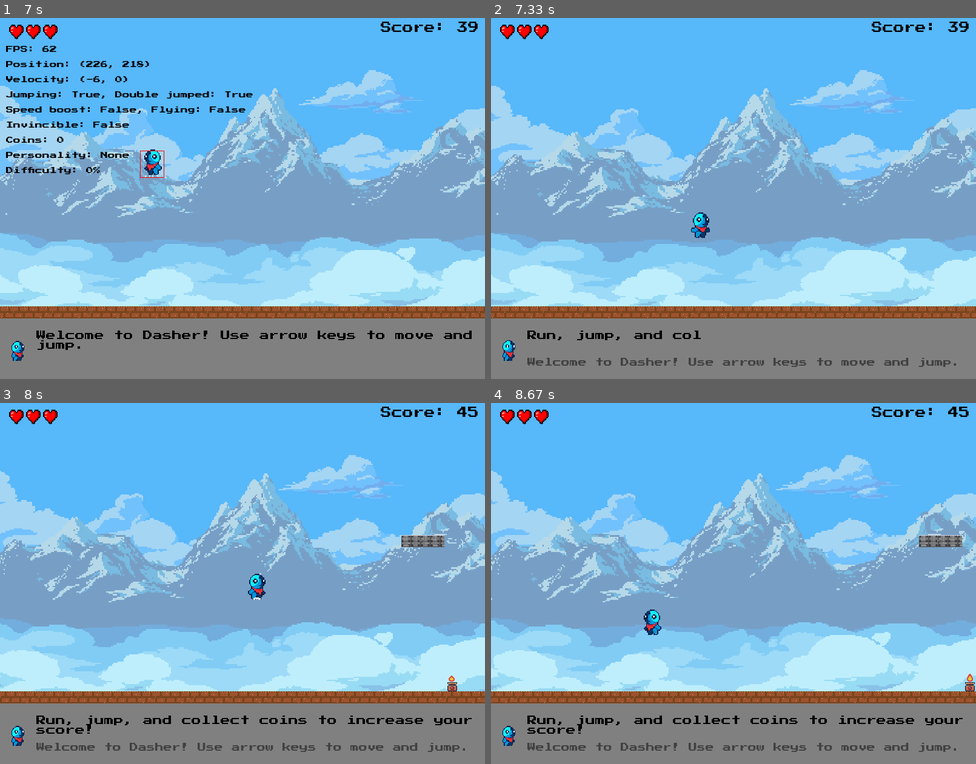
Above: before the commit, frames 1-4 (two rows, left to right).
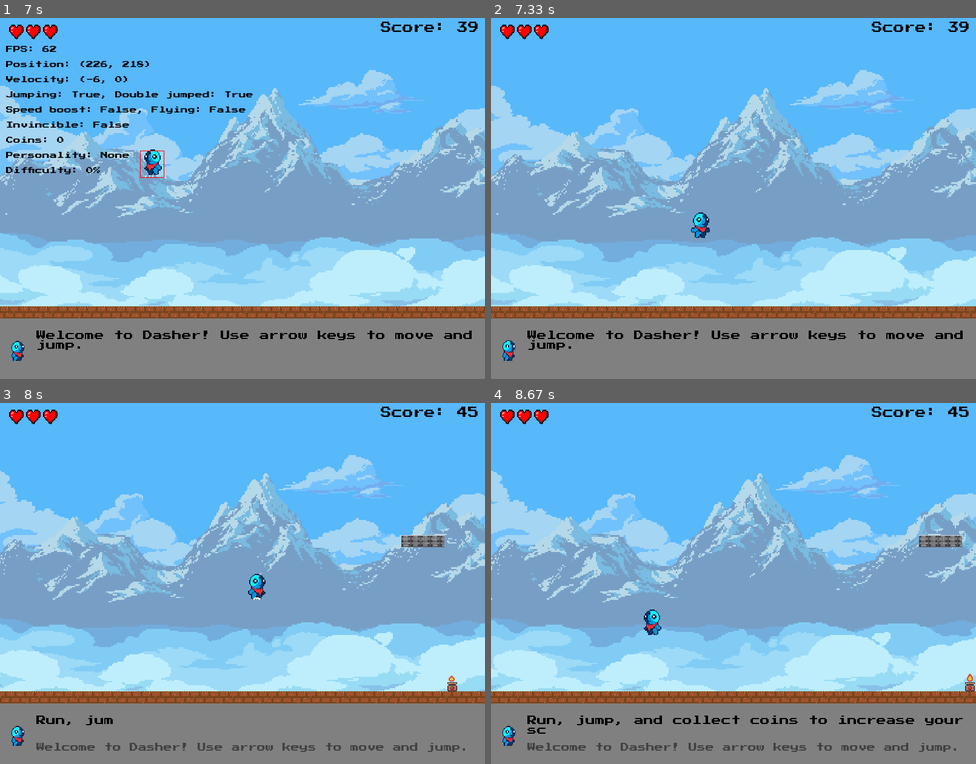
Above: after the commit, the same moments.

Repository: jakezhiming/dasher
Game: pygame game, started from main.py
Same seed, same stepped clock (60 frames per second), same inputs: the game is played once before the commit and once after it.
Inputs:
- Up to frame 1 (7 s): hold Right 0.33-0.8 s; hold Right 0.88-1.35 s; tap Space at 0.95, 1.25, 1.45, 1.75, 2.02, 2.32, 2.78, 3.08, 3.45, 3.75, 3.95, 4.25, 4.45, 4.75, 4.95, 5.25, 5.52, 5.82, 5.95, 6.25, 6.62, 6.92 s; tap D at 1.03, 4.03, 5.6 s; hold Left 1.38-1.92 s; hold Left 1.95-2.35 s; click "Position: (100, 386)" at 2.43 s; hold Right 2.72-3.35 s; hold Left 3.38-3.85 s; hold Right 3.88-4.35 s; hold Right 4.38-4.85 s; hold Left 4.88-5.42 s; hold Left 5.45-5.85 s; hold Right 5.88-6.52 s; hold Left from 6.55 s (still down)
- Up to frame 2 (7.33 s): release Left at 7.02 s; hold Right from 7.05 s (still down); tap Space at 7.12 s; tap D at 7.2 s
- Up to frame 3 (8 s): tap Space at 7.42, 7.62, 7.92 s; release Right at 7.52 s; hold Right from 7.55 s (still down)
- Up to frame 4 (8.67 s): release Right at 8.02 s; hold Left 8.05-8.58 s; tap Space at 8.12, 8.42 s; hold Left from 8.62 s (still down)

Frame 1 is identical in both runs. In frame 2, 1.4% of the frame differs, in the area x 7-98%, y 86-97%; in frame 3, 0.6%; in frame 4, less than 0.1%.

Commit message:
fix messages and web background

Diff:
--- a/assets_loader.py
+++ b/assets_loader.py
@@ -91,11 +91,25 @@
 PLAYER_SPRITE_WIDTH = PLAYER_WIDTH
 PLAYER_SPRITE_HEIGHT = PLAYER_HEIGHT
 
+# Flag to control parallax effect
+ENABLE_PARALLAX = True
+
+# Cached background surface for web version
+CACHED_BACKGROUND = None
+SCREEN_WIDTH = 0
+
 def load_all_assets():
     """Load all game assets."""
     try:
+        global ENABLE_PARALLAX
+
         if IS_WEB:
             load_background_assets(web=True)
+            ENABLE_PARALLAX = False  # Disable parallax for web version
+
+            # Pre-create a cached background with a default width
+            # It will be recreated if the screen width changes
+            create_cached_background(800)  # Default width, will be updated on first draw
         else:
             load_background_assets()
 
@@ -144,20 +158,16 @@
     background_widths = []
 
     # List of background layer paths in order from back to front
-    if web:
-        bg_paths = [
-            SKY_PATH,
-        ]
-    else:
-        bg_paths = [
-            SKY_PATH,
-            CLOUDS_BG_PATH,
-            MOUNTAINS_PATH,
-            CLOUDS_MG_3_PATH,
-            CLOUDS_MG_2_PATH,
-            CLOUD_LONELY_PATH,
-            CLOUDS_MG_1_PATH
-        ]
+    # Load all background layers regardless of platform
+    bg_paths = [
+        SKY_PATH,
+        CLOUDS_BG_PATH,
+        MOUNTAINS_PATH,
+        CLOUDS_MG_3_PATH,
+        CLOUDS_MG_2_PATH,
+        CLOUD_LONELY_PATH,
+        CLOUDS_MG_1_PATH
+    ]
 
     try:
         for path in bg_paths:
@@ -542,11 +552,11 @@
     return heart_sprite
 
 def get_background_layers():
-    """Get the background layers."""
+    """Return the background layers."""
     return background_layers
 
 def get_background_widths():
-    """Get the background layer widths."""
+    """Return the background layer widths."""
     return background_widths
 
 def get_ground_texture():
@@ -584,3 +594,40 @@
 def get_explosion_animation_frames():
     """Get the explosion animation frames."""
     return explosion_animation_frames
+
+def get_parallax_enabled():
+    """Return whether parallax effect is enabled."""
+    return ENABLE_PARALLAX
+
+def create_cached_background(screen_width):
+    """Create a cached background surface for web version to improve performance."""
+    global CACHED_BACKGROUND, SCREEN_WIDTH
+
+    if IS_WEB and not ENABLE_PARALLAX and (CACHED_BACKGROUND is None or screen_width != SCREEN_WIDTH):
+        SCREEN_WIDTH = screen_width
+        CACHED_BACKGROUND = pygame.Surface((screen_width, PLAY_AREA_HEIGHT), pygame.SRCALPHA)
+
+        # Draw all background layers to the cached surface
+        for i, layer in enumerate(background_layers):
+            # For fixed background, all layers are at position 0
+            if i == 0:  # Sky layer
+                CACHED_BACKGROUND.blit(layer, (0, 0))
+            else:
+                # Center other layers
+                layer_width = background_widths[i]
+                if layer_width < screen_width:
+                    # If layer is narrower than screen, center it
+                    x_pos = (screen_width - layer_width) // 2
+                    CACHED_BACKGROUND.blit(layer, (x_pos, 0))
+                else:
+                    # If layer is wider than screen, show the middle portion
+                    x_pos = (layer_width - screen_width) // 2
+                    CACHED_BACKGROUND.blit(layer, (-x_pos, 0))
+
+        logger.info("Created cached background for web version")
+
+    return CACHED_BACKGROUND
+
+def get_cached_background():
+    """Get the cached background surface for web version."""
+    return CACHED_BACKGROUND
--- a/constants/ui.py
+++ b/constants/ui.py
@@ -4,3 +4,4 @@
 HEART_SPRITE_SIZE = 32
 MESSAGE_CHAR_DELAY = 5            # ms between characters in scrolling text
 DEFAULT_MESSAGE_DELAY = 7000      # ms between default messages
+MESSAGE_TRANSITION_DELAY = 500    # ms between messages
--- a/llm_message_handler.py
+++ b/llm_message_handler.py
@@ -85,7 +85,7 @@
         if len(self.conversation_history) > 10:
             self.conversation_history.pop(0)
 
-    async def get_streaming_response(self, original_message, timeout=2):
+    async def get_streaming_response(self, original_message, timeout=5):
         """Get the LLM response as a complete string"""
         if not self.is_available():
             return original_message
@@ -97,7 +97,7 @@
             # Create the conversation history context
             history_context = ""
             if self.conversation_history:
-                history_context = "Previous messages:\n"
+                history_context = "Previous messages shown in the game:\n"
                 for i, msg in enumerate(self.conversation_history):
                     history_context += f"{i+1}. Original: \"{msg['original']}\", Rephrased: \"{msg['rephrased']}\"\n"
                 history_context += "\n"
@@ -161,7 +161,7 @@
         finally:
             self.is_streaming = False
 
-    async def _fetch_openai_web(self, prompt, timeout=2):
+    async def _fetch_openai_web(self, prompt, timeout=5):
         """Use Pyodide's js fetch to call OpenAI API in web environment"""
         try:
             # Prepare the request payload
@@ -237,6 +237,11 @@
 
     def change_personality(self):
         """Change to a different random personality"""
+        # Only change personality if LLM service is available
+        if not self.is_available():
+            logger.info("LLM service not available - personality change skipped")
+            return self.personality
+
         new_personality = random.choice([p for p in PERSONALITIES if p != self.personality])
         self.personality = new_personality
         return self.personality
--- a/main.py
+++ b/main.py
@@ -175,9 +175,7 @@
                 effect_manager.update(dt)
 
                 if camera_x + WIDTH > rightmost_floor_end - 600:
-                    old_rightmost = rightmost_floor_end
                     rightmost_floor_end = generate_new_segment(player, floors, platforms, obstacles, coins, power_ups, camera_x, WIDTH)
-                    logger.debug(f"Generated new segment from {old_rightmost} to {rightmost_floor_end}")
 
                 floors, platforms, obstacles, coins, power_ups = remove_old_objects(player, floors, platforms, obstacles, coins, power_ups)
 
@@ -281,14 +279,18 @@
 
                 logger.info("Game reset after game over")
 
-                # Change to a new LLM personality
-                try:
-                    new_personality = message_manager.llm_handler.change_personality()
-                    message_manager.set_message(f"Welcome back! I'm now speaking like a {new_personality}.")
-                    logger.info(f"Changed LLM personality to {new_personality}")
-                except Exception as e:
-                    # Handle case where LLM is not available
-                    logger.warning(f"Failed to change LLM personality: {str(e)}")
+                # Change to a new LLM personality if available
+                if message_manager.llm_handler.is_available():
+                    try:
+                        new_personality = message_manager.llm_handler.change_personality()
+                        message_manager.set_message(f"Welcome back! I'm now speaking like a {new_personality}.")
+                        logger.info(f"Changed LLM personality to {new_personality}")
+                    except Exception as e:
+                        # Handle case where personality change fails for some reason
+                        logger.warning(f"Failed to change LLM personality: {str(e)}")
+                        message_manager.set_message("Welcome back! Let's play again!")
+                else:
+                    # LLM service is not available
                     message_manager.set_message("Welcome back! Let's play again!")
 
             # Update the display
--- a/messages.py
+++ b/messages.py
@@ -1,7 +1,7 @@
-from pygame_compat import pygame, is_web_environment
+import pygame
 import asyncio
 import threading
-from constants.ui import MESSAGE_CHAR_DELAY, DEFAULT_MESSAGE_DELAY
+from constants.ui import MESSAGE_CHAR_DELAY, DEFAULT_MESSAGE_DELAY, MESSAGE_TRANSITION_DELAY
 from llm_message_handler import LLMMessageHandler
 from logger import get_module_logger
 
@@ -31,151 +31,118 @@
         # Initialize LLM message handler
         self.llm_handler = LLMMessageHandler()
 
-        # Set up asyncio event loop in a separate thread - but only in desktop environment
-        self.loop = None
-        self.thread = None
-
+        # Set up asyncio event loop in a separate thread
+        self.loop = asyncio.new_event_loop()
+        self.thread = threading.Thread(target=self._run_event_loop, daemon=True)
+        self.thread.start()
+
+        # Add a delay between messages in the queue
+        self.message_transition_delay = MESSAGE_TRANSITION_DELAY
+        self.message_completed_time = 0  # Track when a message was fully displayed
+
+    def _run_event_loop(self):
+        """Run the asyncio event loop in a separate thread"""
+        asyncio.set_event_loop(self.loop)
+        self.loop.run_forever()
+
+    def set_message(self, message):
+        """Add a message to the queue. Doesn't immediately display it."""
+        # Check if the message is new and not already in the queue or being displayed
+        # Also check against the previous message to prevent immediate repetition
+        if (message and
+            message not in self.message_queue and
+            message != self.target_message and
+            message != self.previous_message and
+            message != self.current_full_message):
+
+            # If LLM is not available, add the message directly to the queue
+            if not self.llm_handler.is_available():
+                self.message_queue.append(message)
+                # If we're not currently displaying a message, show this one immediately
+                if not self.target_message:
+                    self._load_next_message()
+            else:
+                # Process the message through LLM
+                asyncio.run_coroutine_threadsafe(self._process_with_llm(message), self.loop)
+
+    async def _process_with_llm(self, original_message):
+        """Process the message through LLM"""
         try:
-            if not is_web_environment():
-                # In desktop environment, create a new event loop and run it in a separate thread
-                self.loop = asyncio.new_event_loop()
-                self.thread = threading.Thread(target=self._run_event_loop, daemon=True)
-                self.thread.start()
-                logger.info("Started event loop in separate thread (desktop environment)")
-            else:
-                # In web environment, use the existing event loop
-                self.loop = asyncio.get_event_loop()
-                logger.info("Using existing event loop (web environment)")
+            # Get the complete response as a string instead of streaming chunks
+            full_response = await self.llm_handler.get_streaming_response(original_message)
+
+            # Add the response to the queue if it's not a duplicate
+            if (full_response and
+                full_response not in self.message_queue and
+                full_response != self.target_message and
+                full_response != self.previous_message and
+                full_response != self.current_full_message):
+
+                self.message_queue.append(full_response)
+
+                # If we're not currently displaying a message, show this one immediately
+                if not self.target_message:
+                    self._load_next_message()
         except Exception as e:
-            logger.error(f"Error setting up event loop: {e}")
-            # Fallback to a simple implementation without asyncio
-            logger.info("Falling back to simple implementation without asyncio")
-            self.loop = None
-
-        # Add a delay between messages in the queue
-        self.message_transition_delay = 500  # 500ms delay between messages
-        self.message_completed_time = 0  # Track when a message was fully displayed
-
-        # Initialize with a welcome message
-        self.set_message("Welcome to Dasher! Use arrow keys to move and SPACE to jump.")
-
-    def _run_event_loop(self):
-        """Run the asyncio event loop in a separate thread."""
-        try:
-            asyncio.set_event_loop(self.loop)
-            self.loop.run_forever()
-        except Exception as e:
-            logger.error(f"Error in event loop: {e}")
-
-    def set_message(self, message):
-        """Set a new message to be displayed."""
-        if not message:
-            return
-
-        # Store the current message as the previous message
+            logger.error(f"Error processing LLM message: {e}")
+            # Fall back to original message
+            if (original_message not in self.message_queue and
+                original_message != self.target_message and
+                original_message != self.previous_message and
+                original_message != self.current_full_message):
+
+                self.message_queue.append(original_message)
+                if not self.target_message:
+                    self._load_next_message()
+
+    def _load_next_message(self):
+        """Load the next message from the queue."""
+        if not self.message_queue:
+            return False
+
+        # Save the current message as previous before setting the new one
         if self.current_full_message:
             self.previous_message = self.current_full_message
 
-        # Reset the display index for the new message
+        # Get the next message from the queue
+        next_message = self.message_queue.pop(0)
+        logger.debug(next_message)
+
+        current_time = pygame.time.get_ticks()
+        self.last_message_time = current_time
+        self.target_message = next_message
+        self.current_full_message = next_message
+
+        # Reset display index and timing for the character-by-character animation
         self.display_index = 0
-        self.last_char_time = pygame.time.get_ticks()
-
-        # Process the message with LLM if available
-        if self.loop and self.llm_handler.is_available():
-            try:
-                if is_web_environment():
-                    # In web environment, use a different approach
-                    asyncio.ensure_future(self._process_with_llm_web(message), loop=self.loop)
-                else:
-                    # In desktop environment, use run_coroutine_threadsafe
-                    if self.loop.is_running():
-                        future = asyncio.run_coroutine_threadsafe(self._process_with_llm(message), self.loop)
-                        # We don't wait for the result here, it will be processed asynchronously
-                    else:
-                        # Fallback to direct processing if loop is not running
-                        self.target_message = message
-            except Exception as e:
-                logger.error(f"Error processing message with LLM: {e}")
-                # Fallback to direct message setting
-                self.target_message = message
+        self.last_char_time = current_time
+
+        return True
+
+    def update(self):
+        """Update the streaming text effect."""
+        current_time = pygame.time.get_ticks()
+
+        # If we're still streaming the message
+        if self.display_index < len(self.target_message):
+            if current_time - self.last_char_time > self.char_delay:
+                self.display_index += 1
+                self.current_message = self.target_message[:self.display_index]
+                self.last_char_time = current_time
+
+                # If we just finished displaying the message, record the time
+                if self.display_index == len(self.target_message):
+                    self.last_message_time = current_time
+                    self.message_completed_time = current_time
         else:
-            # If LLM is not available, just set the message directly
-            self.target_message = message
-
-    async def _process_with_llm(self, original_message):
-        """Process a message with the LLM in desktop environment."""
-        try:
-            processed_message = await self.llm_handler.process_message(original_message)
-            # Update the target message with the processed message
-            self.target_message = processed_message if processed_message else original_message
-        except Exception as e:
-            logger.error(f"Error in _process_with_llm: {e}")
-            # Fallback to the original message
-            self.target_message = original_message
-
-    async def _process_with_llm_web(self, original_message):
-        """Process a message with the LLM in web environment."""
-        try:
-            # In web environment, we need to handle this differently
-            processed_message = await self.llm_handler.process_message(original_message)
-
-            # Update the target message with the processed message
-            if processed_message:
-                self.target_message = processed_message
-            else:
-                self.target_message = original_message
-        except Exception as e:
-            logger.error(f"Error in _process_with_llm_web: {e}")
-            # Fallback to the original message
-            self.target_message = original_message
-
-    def _load_next_message(self):
-        """Load the next message from the queue."""
-        if self.message_queue:
-            next_message = self.message_queue.pop(0)
-
-            # Store the current message as the previous message
-            if self.current_full_message:
-                self.previous_message = self.current_full_message
-
-            # Reset the display index for the new message
-            self.display_index = 0
-            self.last_char_time = pygame.time.get_ticks()
-
-            # Set the new target message
-            self.target_message = next_message
-        else:
-            # If the queue is empty, clear the target message
-            self.target_message = ""
-
-    def update(self):
-        """Update the message display."""
-        current_time = pygame.time.get_ticks()
-
-        # If we have a target message, animate it character by character
-        if self.target_message:
-            if self.display_index < len(self.target_message):
-                # Check if it's time to display the next character
-                if current_time - self.last_char_time > self.char_delay:
-                    self.display_index += 1
-
-                    self.current_message = self.target_message[:self.display_index]
-                    self.last_char_time = current_time
-            else:
-                # Message is fully displayed
-                if self.current_full_message != self.target_message:
-                    self.current_full_message = self.target_message
-                    self.message_completed_time = current_time
-
-                # Check if it's time to load the next message from the queue
-                if (current_time - self.message_completed_time > self.message_transition_delay and
-                    self.message_queue):
-                    self._load_next_message()
-
-        # If we don't have a target message and there's nothing in the queue,
-        # check if it's time to show a default message
-        elif not self.message_queue and self.can_show_default_message():
-            self.show_default_message()
+            # Message is fully displayed
+            self.current_message = self.target_message
+
+            # If there are messages in the queue, show the next one after the delay
+            if self.message_queue and current_time - self.message_completed_time > self.message_transition_delay:
+                self._load_next_message()
+
+        return self.current_message
 
     def can_show_default_message(self):
         """Check if enough time has passed to show a new default message."""
@@ -238,8 +205,5 @@
             # Increment the default message index to cycle through the messages
             message_manager.default_message_index = (message_manager.default_message_index + 1) % 5
 
-    # Update the message manager
-    message_manager.update()
-
-    # Return the current message
-    return message_manager.current_message or ""
+    # Update and return the current streaming message
+    return message_manager.update()
--- a/utils.py
+++ b/utils.py
@@ -1,6 +1,7 @@
 from pygame_compat import pygame
 from constants.paths import FONT_PATH
-from assets_loader import get_font, get_background_layers, get_background_widths
+from assets_loader import (get_font, get_background_layers, get_background_widths,
+                          get_parallax_enabled, create_cached_background, get_cached_background, IS_WEB)
 from logger import get_module_logger
 
 logger = get_module_logger('utils')
@@ -108,28 +109,49 @@
 
 def draw_background(screen, camera_x=0):
     """Draw a parallax background using the Glacial Mountains assets."""
-    # Get background layers and widths from asset_loader
+    screen_width = screen.get_width()
+
+    # For web version with fixed background, use cached background if available
+    if IS_WEB and not get_parallax_enabled():
+        cached_bg = get_cached_background()
+
+        # If screen width changed or no cached background exists, create one
+        if cached_bg is None or screen_width != cached_bg.get_width():
+            cached_bg = create_cached_background(screen_width)
+
+        # Draw the cached background
+        if cached_bg:
+            screen.blit(cached_bg, (0, 0))
+            return
+
+    # Regular parallax background for non-web version or fallback
     background_layers = get_background_layers()
     background_widths = get_background_widths()
+    parallax_enabled = get_parallax_enabled()
 
     if not background_layers or not background_widths:
         logger.error("No background layers or widths loaded")
         exit()
 
-    # Draw each layer with parallax effect
     # Different layers move at different speeds
     # Sky is fixed (0.0), mountains move slowly, clouds move faster
     parallax_factors = [0.0, 0.05, 0.1, 0.15, 0.2, 0.225, 0.25]
-
-    screen_width = screen.get_width()
 
     for i, layer in enumerate(background_layers):
         if i >= len(parallax_factors):
             break
 
         # Calculate the parallax offset for this layer
-        # Use int() to ensure we get pixel-perfect positioning
-        layer_offset = int(-(camera_x * parallax_factors[i])) % background_widths[i]
+        if parallax_enabled:
+            # Use int() to ensure we get pixel-perfect positioning
+            layer_offset = int(-(camera_x * parallax_factors[i])) % background_widths[i]
+        else:
+            # For fixed background (no parallax), only the first layer (sky) moves
+            # All other layers stay fixed
+            if i == 0:
+                layer_offset = int(-(camera_x * 0.0)) % background_widths[i]  # Sky is always fixed
+            else:
+                layer_offset = 0  # Fixed position for all other layers
 
         # Draw the layer, potentially multiple times to cover the screen
         # First draw at the calculated offset
